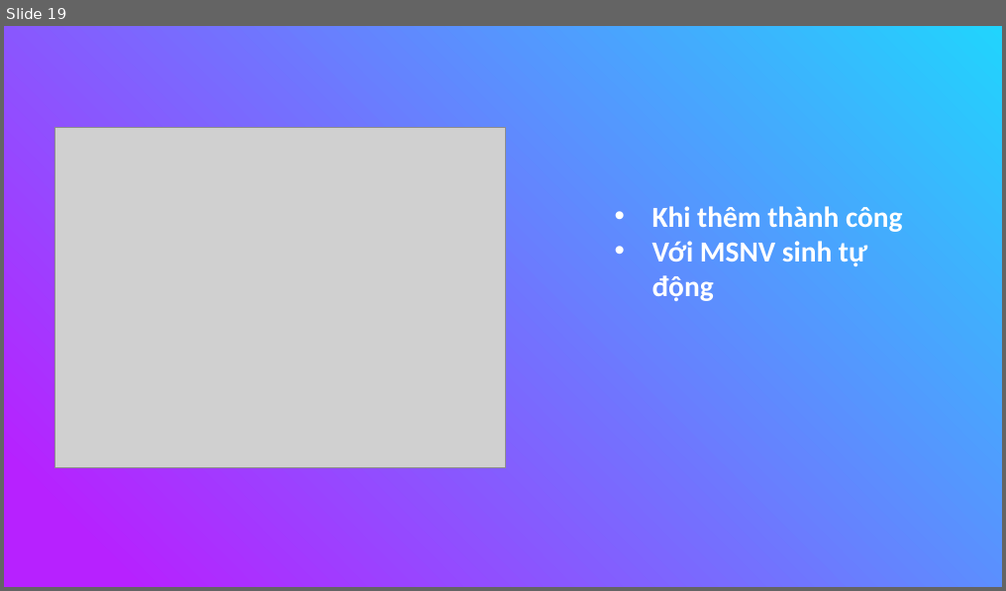
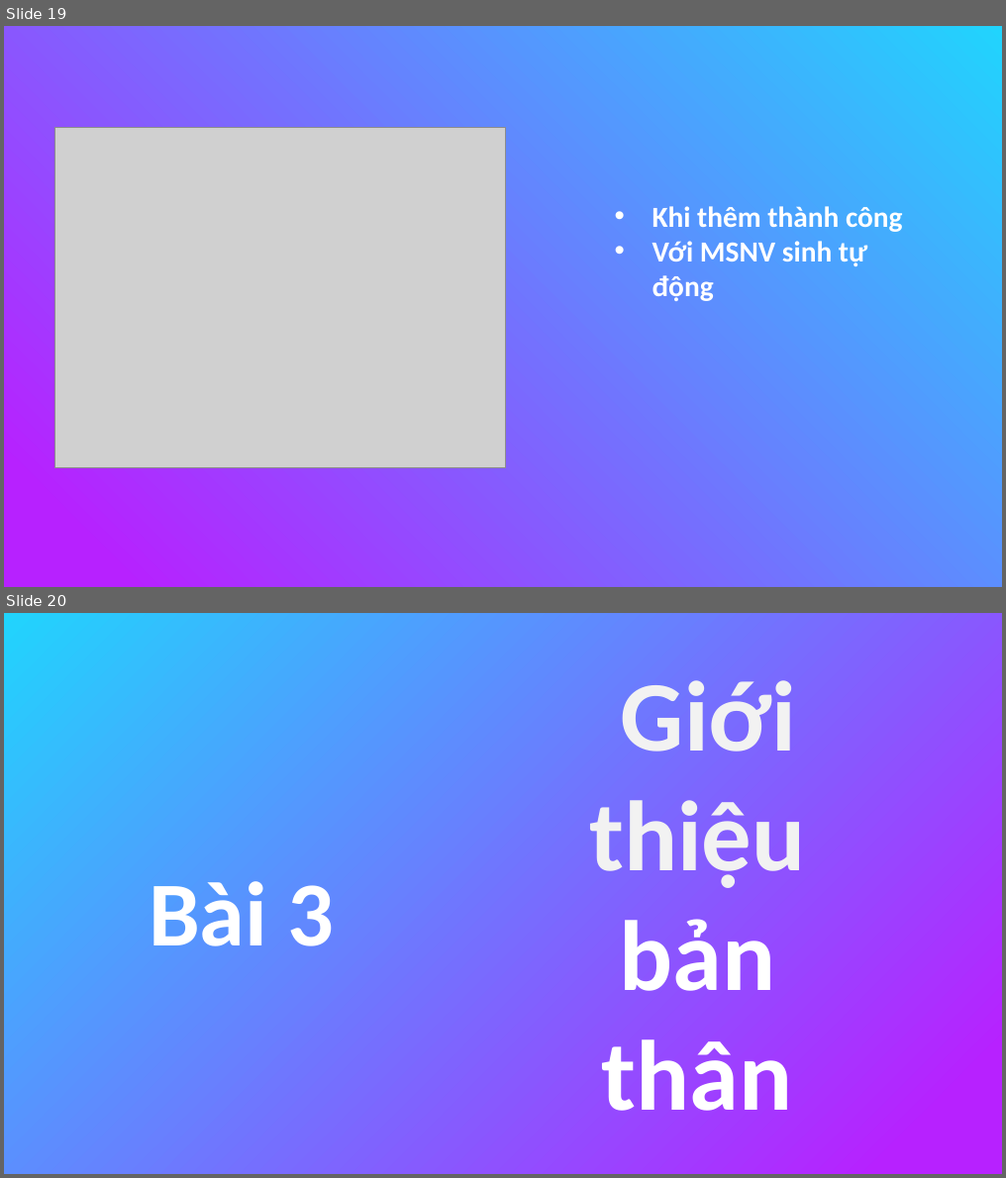
Before and after one commit to nguyenduydan/63133615_AndroidProgramming, a slide deck: KTGK_63133615/KTGK_63133615.pptx. Shown one above the other, each under a label of ours: slide 19 before the commit, slides 19 and 20 after it. The pictures are 1006x591 and 1006x1178 pixels, drawn with LibreOffice and Linux fonts; fonts in the diff are those of the drawing; grey boxes stand for pictures. Boxes give left, top, right and bottom in pixels: in the first picture for what was removed or moved away, otherwise in the second. Text is boxed around its words. In the diff, an @@ line names an element or a change of style, - is before the commit and + after.

Commit message:
Update ppt

```diff
--- a/KTGK_63133615/KTGK_63133615.pptx
+++ b/KTGK_63133615/KTGK_63133615.pptx
@@ slide 20 added at <box>4,613,1002,1174</box>, background gradient #21D4FD to #B721FF @@
@@ text added at <box>589,680,805,1111</box>, 96 pt, text none, bold @@
+Giới thiệu bản thân
@@ text added at <box>149,881,335,947</box>, 88 pt, text #FFFFFF, bold @@
+Bài 3
```
Also in this commit, not shown: 1 other slide added.
